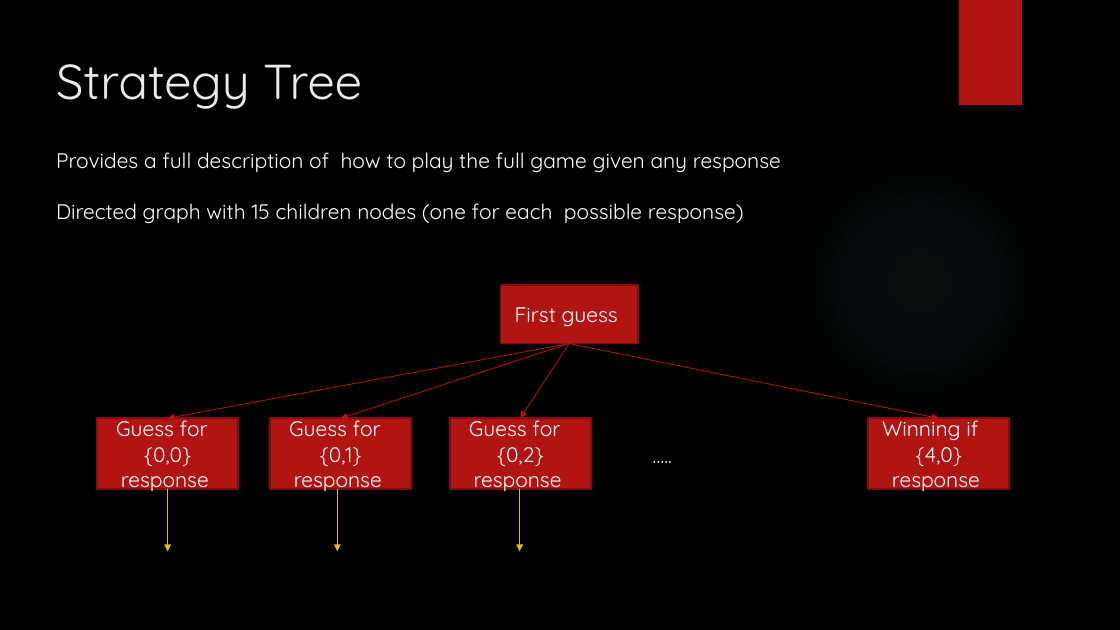
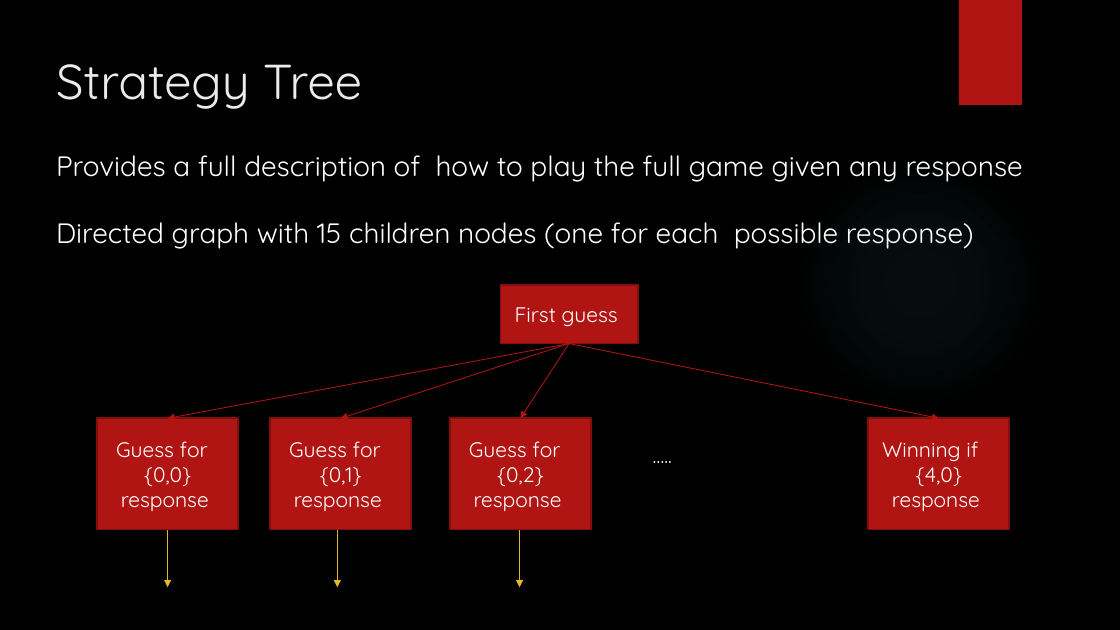
Before and after one commit to gilsh2/final_ai_project, a slide deck: slide 6 of ai_final_project_mastermind.pptx. Drawn at 1120x630 pixels with LibreOffice and Linux fonts; fonts in the diff are those of the drawing; background and template pictures are left out. Boxes give left, top, right and bottom in pixels: in the first picture for what was removed or moved away, otherwise in the second. Text is boxed around its words. In the diff, an @@ line names an element or a change of style, - is before the commit and + after.

```diff
--- a/ai_final_project_mastermind.pptx
+++ b/ai_final_project_mastermind.pptx
@@ text "Provides a full description of ..." at bbox=[56, 155, 1023, 249]: size 18 to 24 pt @@
@@ rectangle "Guess for": place and size @@
-rectangle "Guess for" at bbox=[97, 418, 239, 489]
+rectangle "Guess for" at bbox=[97, 418, 239, 529]
@@ rectangle "Guess for": place and size @@
-rectangle "Guess for" at bbox=[271, 418, 412, 489]
+rectangle "Guess for" at bbox=[271, 418, 412, 529]
@@ rectangle "Guess for": place and size @@
-rectangle "Guess for" at bbox=[450, 418, 592, 489]
+rectangle "Guess for" at bbox=[450, 418, 592, 529]
@@ rectangle "Winning if": place and size @@
-rectangle "Winning if" at bbox=[869, 418, 1010, 489]
+rectangle "Winning if" at bbox=[869, 418, 1010, 529]
@@ arrow moved from (338, 489) - (338, 551) to (338, 489) - (338, 587) @@
@@ arrow moved from (520, 489) - (520, 551) to (520, 489) - (520, 587) @@
@@ arrow moved from (168, 489) - (168, 551) to (168, 529) - (168, 587) @@
```
Also in this commit, not shown: 12 other slides changed, 1 slide removed.
